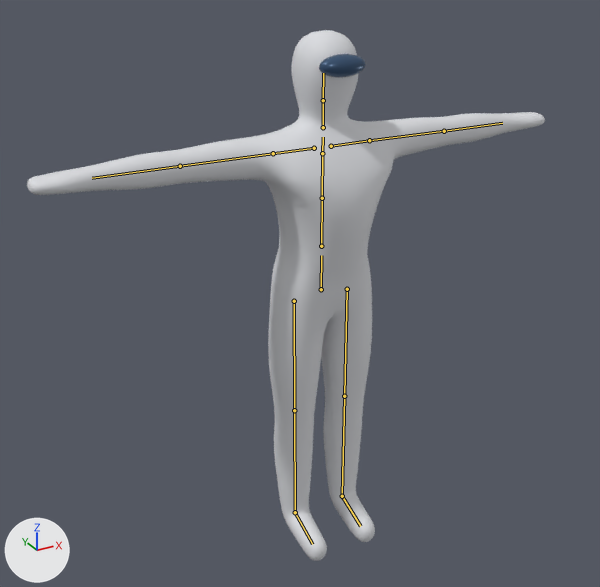
An edit to the FBX model Assets/Models/CharacterModels/Mannequin/Mannequin.fbx, drawn before and after from the same camera.
The view is the same before and after, from a 50 mm camera at (-1.26, -2.15, 2.03) aimed at (-0.09, -0.03, 0.97). Arrows for +X, +Y and +Z are at lower left; the lights stay in place. The first picture is the older version. The bones that change, and the others that lie on the model, are drawn over the model as lines.

Objects in the first picture: 'Body'.
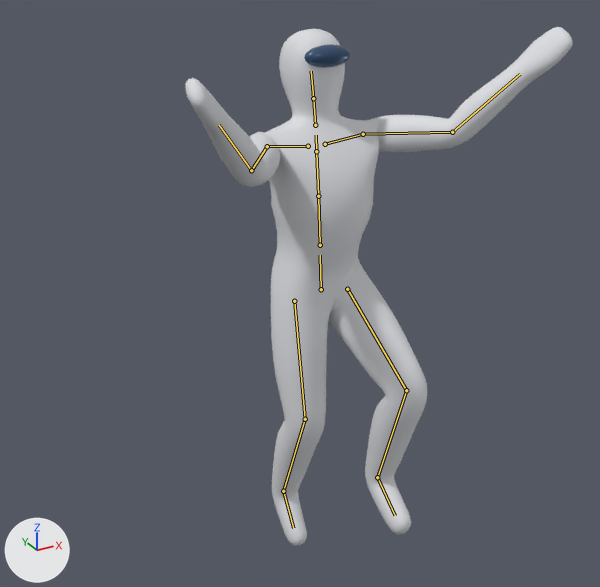
The newer file adds an action. The first version stands in its rest pose; the second is drawn at frame 68 of the action 'Armature|Wall Slide'.

Boxes (x1, y1, x2, y2) around the edits, measured in the pictures (600 x 587 px):
'Body', posed (25% narrower)
    before: (27, 30, 545, 561)
    after: (185, 27, 573, 546)
bone 'Hips', root to tip
    before: (321, 289) to (321, 255)
    after: (321, 289) to (320, 255)
bone 'Chest', root to tip
    before: (322, 198) to (322, 153)
    after: (318, 196) to (316, 151)
bone 'Neck', root to tip
    before: (323, 127) to (323, 100)
    after: (315, 125) to (313, 98)
bone 'Head', root to tip
    before: (323, 100) to (323, 73)
    after: (313, 98) to (311, 71)
bone 'LeftShoulder', root to tip
    before: (331, 146) to (369, 140)
    after: (325, 144) to (363, 134)
bone 'LeftUpperArm', root to tip
    before: (369, 140) to (444, 131)
    after: (363, 134) to (452, 132)
bone 'LeftLowerArm', root to tip
    before: (444, 131) to (502, 123)
    after: (452, 132) to (520, 74)
bone 'RightShoulder', root to tip
    before: (314, 148) to (273, 153)
    after: (308, 146) to (267, 146)
bone 'RightUpperArm', root to tip
    before: (273, 153) to (180, 166)
    after: (267, 146) to (251, 170)
bone 'RightLowerArm', root to tip
    before: (180, 166) to (92, 178)
    after: (251, 170) to (219, 125)
bone 'LeftUpperLeg', root to tip
    before: (347, 289) to (344, 396)
    after: (347, 289) to (406, 390)
bone 'LeftLowerLeg', root to tip
    before: (344, 396) to (342, 496)
    after: (406, 390) to (377, 477)
bone 'RightUpperLeg', root to tip
    before: (294, 301) to (294, 410)
    after: (294, 301) to (305, 419)
bone 'RightLowerLeg', root to tip
    before: (294, 410) to (295, 512)
    after: (305, 419) to (283, 491)
bone 'RightFoot', root to tip
    before: (295, 512) to (312, 544)
    after: (283, 491) to (293, 528)

The edits, one by one:
Bone 'Hips' (bone_hips) turns from (0, 0, 0) to (-4, 0, 0) degrees about its own x, y and z.
Bone 'Chest' (bone_chest) turns from (0, 0, 0) to (-2, 0, 0) degrees about its own x, y and z.
Bone 'Neck' (bone_neck) turns from (0, 0, 0) to (-3, 0, 0) degrees about its own x, y and z.
Bone 'Head' (bone_head) turns from (0, 0, 0) to (-3, 0, 0) degrees about its own x, y and z.
Bone 'LeftShoulder' (bone_leftshoulder) turns from (0, 0, 0) to (6, 6, 0) degrees about its own x, y and z.
Bone 'LeftUpperArm' (bone_leftupperarm) turns from (0, 0, 0) to (-20, -100, -35) degrees about its own x, y and z.
Bone 'LeftLowerArm' (bone_leftlowerarm) turns from (0, 0, 0) to (11, -26, -44) degrees about its own x, y and z.
Bone 'RightShoulder' (bone_rightshoulder) turns from (0, 0, 0) to (6, -6, 0) degrees about its own x, y and z.
Bone 'RightUpperArm' (bone_rightupperarm) turns from (0, 0, 0) to (21, 96, 76) degrees about its own x, y and z.
Bone 'RightLowerArm' (bone_rightlowerarm) turns from (0, 0, 0) to (11, 26, 44) degrees about its own x, y and z.
Bone 'LeftUpperLeg' (bone_leftupperleg) turns from (0, 0, 0) to (56, 0, 0) degrees about its own x, y and z.
Bone 'LeftLowerLeg' (bone_leftlowerleg) turns from (0, 0, 0) to (-78, 0, 0) degrees about its own x, y and z.
Bone 'RightUpperLeg' (bone_rightupperleg) turns from (0, 0, 0) to (6, 0, 0) degrees about its own x, y and z.
Bone 'RightLowerLeg' (bone_rightlowerleg) turns from (0, 0, 0) to (-32, 0, 0) degrees about its own x, y and z.
Bone 'RightFoot' (bone_rightfoot) turns from (0, 0, 0) to (-14, 0, 0) degrees about its own x, y and z.
